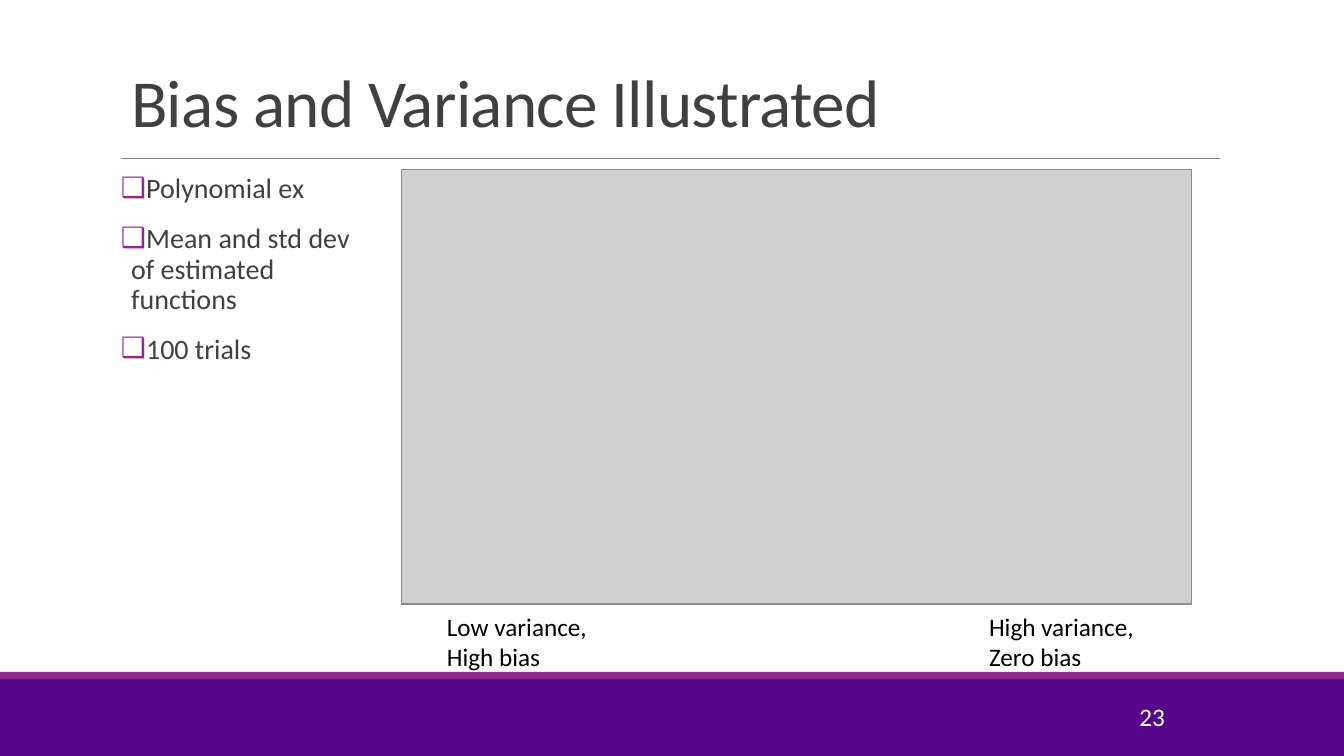
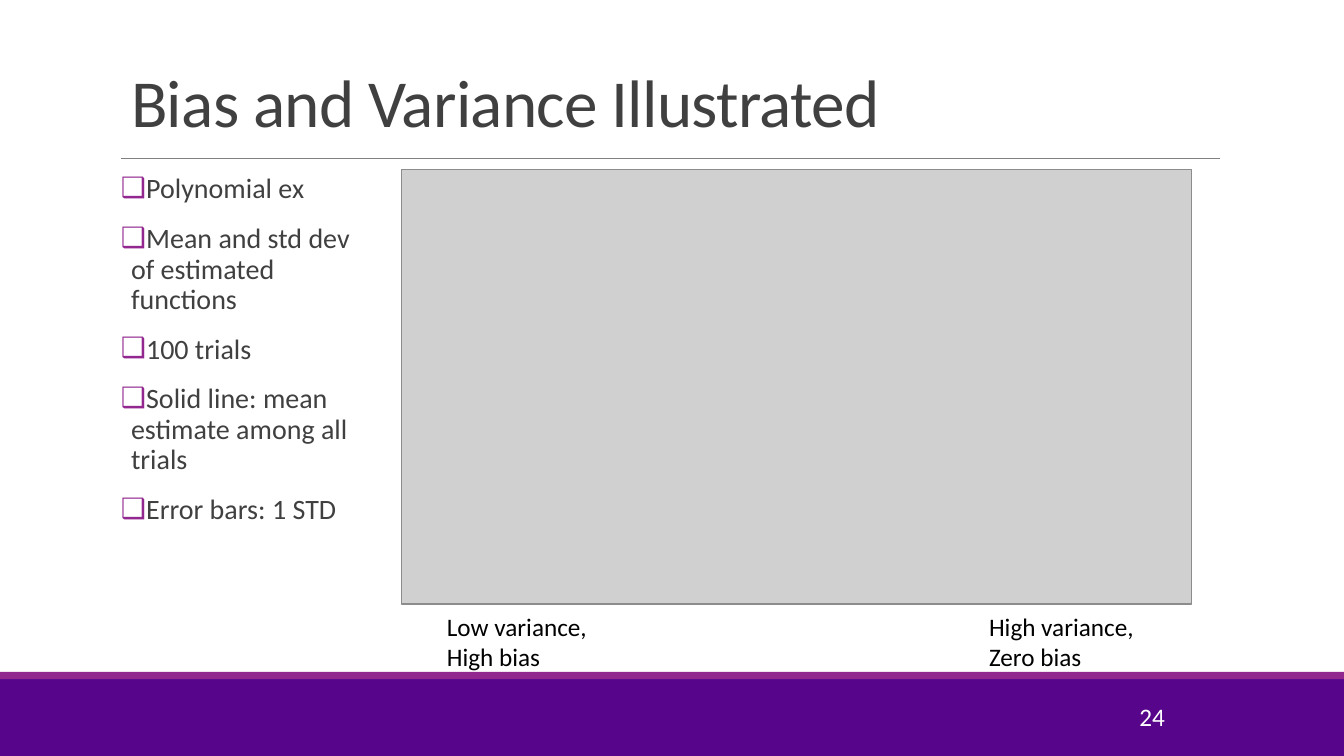
Before and after one commit to joshzzl/introml, a slide deck: slide 24 of lectures/Lect04_ModelSelection.pptx (slide 23 before the commit). Drawn at 1344x756 pixels with LibreOffice and Linux fonts; fonts in the diff are those of the drawing; grey boxes stand for pictures; background and template pictures are left out. Boxes give left, top, right and bottom in pixels: in the first picture for what was removed or moved away, otherwise in the second. Text is boxed around its words. In the diff, an @@ line names an element or a change of style, - is before the commit and + after.

Commit message:
Modified the way the bias-variance tradeoff is presented somewhat. Also added a few slides about feature selection. This is necessary since Lab is actually for feature selection.

```diff
--- a/lectures/Lect04_ModelSelection.pptx
+++ b/lectures/Lect04_ModelSelection.pptx
@@ text at (131, 388, 347, 519): paragraphs added @@
+❑ Solid line: mean estimate among all trials
+❑ Error bars: 1 STD
@@ page number at (1139, 709, 1165, 726): text changed @@
-23
+24
```
Also in this commit, not shown: 9 other slides changed, 6 slides added, 1 slide removed, 1 other file.
